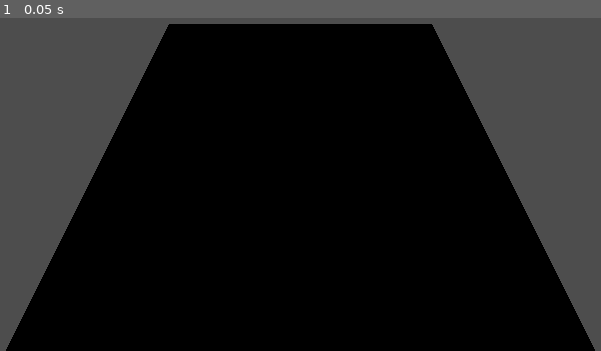
Above: before the commit, frame 1.
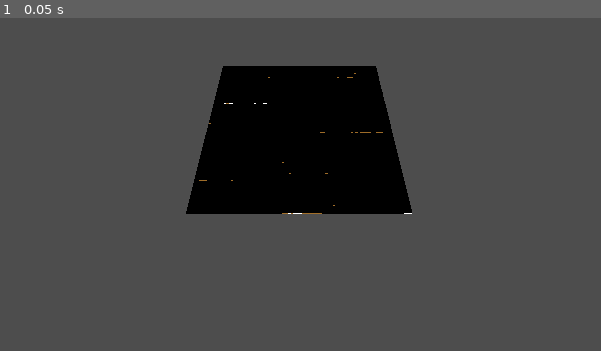
Above: after the commit, the same moment.

Repository: sha5b/Godot-ECS-Starter
Game: Godot game, scene res://Main.tscn
The game is run twice, just before and just after one commit, with the same random seed, the same clock (stepped at 60 frames per second) and the same inputs.
Inputs:
- Up to frame 1 (0.05 s): no input

The runs differ from the first frame. In frame 1, 56% of the frame differs, in the area x 0-100%, y 1-100%.

Commit message:
Finsihes Update

Diff:
--- a/Main.gd
+++ b/Main.gd
@@ -18,9 +18,15 @@
 	# DEBUG: Force Camera3D position and orientation
 	var cam = get_node_or_null("Camera3D")
 	if cam:
-		cam.transform.origin = Vector3(160, 200, 320)
-		cam.look_at(Vector3(160, 0, 160), Vector3.UP)
+		var width = 80
+		var height = 80
+		var cell_size = 2.0
+		var center_x = (width * cell_size) / 2.0
+		var center_z = (height * cell_size) / 2.0
+		cam.transform.origin = Vector3(center_x, 200, center_z + 160)
+		cam.look_at(Vector3(center_x, 0, center_z), Vector3.UP)
 		cam.make_current()
+
 
 	# Initialize ECS world
 	var world = World.new()
--- a/ecs/systems/TerrainRenderSystem3D.gd
+++ b/ecs/systems/TerrainRenderSystem3D.gd
@@ -10,20 +10,45 @@
 		terrain_node = Node3D.new()
 		if world.get_tree() and world.get_tree().current_scene:
 			world.get_tree().current_scene.add_child(terrain_node)
-	_draw_terrain(world)
+		generate_terrain()
 
-func _draw_terrain(world):
-	print("Drawing 3D terrain!")
+func generate_terrain():
+	print("Generating 3D terrain!")
 	for child in terrain_node.get_children():
 		child.queue_free()
-	# DEBUG: Place a single green plane at the terrain location
-	var mesh_instance = MeshInstance3D.new()
-	var mesh = PlaneMesh.new()
-	mesh.size = Vector2(320, 320) # 160x2 = 320
-	mesh_instance.mesh = mesh
-	var mat = StandardMaterial3D.new()
-	mat.albedo_color = Color(0, 1, 0) # bright green
-	mesh_instance.material_override = mat
-	mesh_instance.position = Vector3(160, 0, 160) # Centered if terrain is 320x320
-	terrain_node.add_child(mesh_instance)
-	print("DEBUG: terrain_node children count:", terrain_node.get_child_count())
+
+	# Terrain parameters
+	var width = 80
+	var height = 80
+	var center_x = (width * cell_size) / 2.0
+	var center_z = (height * cell_size) / 2.0
+
+	# Noise setup (Godot 4.x: FastNoiseLite)
+	var noise = FastNoiseLite.new()
+	noise.seed = randi()
+	noise.frequency = 1.0 / 32.0
+	noise.fractal_octaves = 4
+	noise.fractal_lacunarity = 2.0
+	noise.fractal_gain = 0.5
+
+	for y in range(height):
+		for x in range(width):
+			var mesh_instance = MeshInstance3D.new()
+			var mesh = BoxMesh.new()
+			mesh.size = Vector3(cell_size, 0.2, cell_size)
+			# Height from noise
+			var n = noise.get_noise_2d(x, y)
+			var h = lerp(0.2, 8.0, (n + 1.0) / 2.0)
+			mesh_instance.mesh = mesh
+			mesh_instance.scale.y = h
+			# Color by height
+			var mat = StandardMaterial3D.new()
+			if h < 2.5:
+				mat.albedo_color = Color(0.1, 0.7, 0.2) # green
+			elif h < 5.5:
+				mat.albedo_color = Color(0.6, 0.4, 0.1) # brown
+			else:
+				mat.albedo_color = Color(1, 1, 1) # white (snow)
+			mesh_instance.material_override = mat
+			mesh_instance.position = Vector3(x * cell_size, 0, y * cell_size)
+			terrain_node.add_child(mesh_instance)
Not shown, added: Main.tscn450852452.tmp
